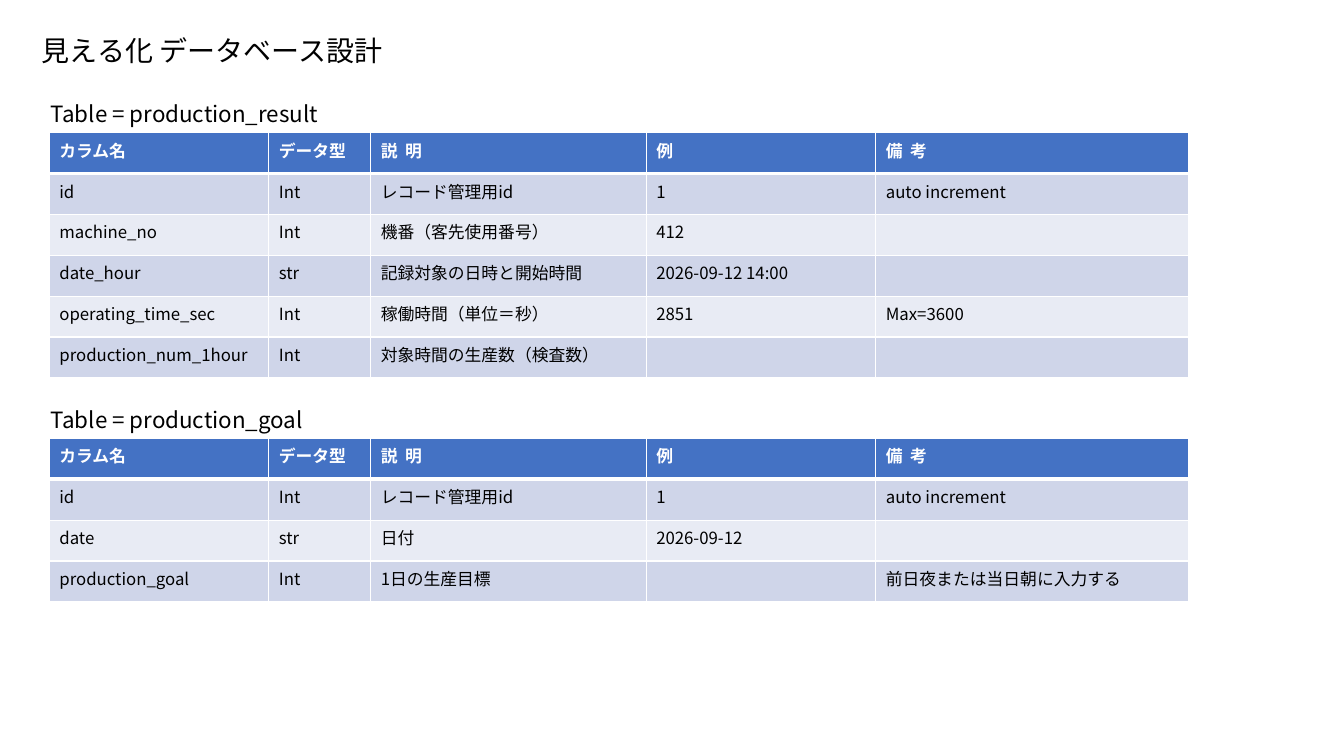
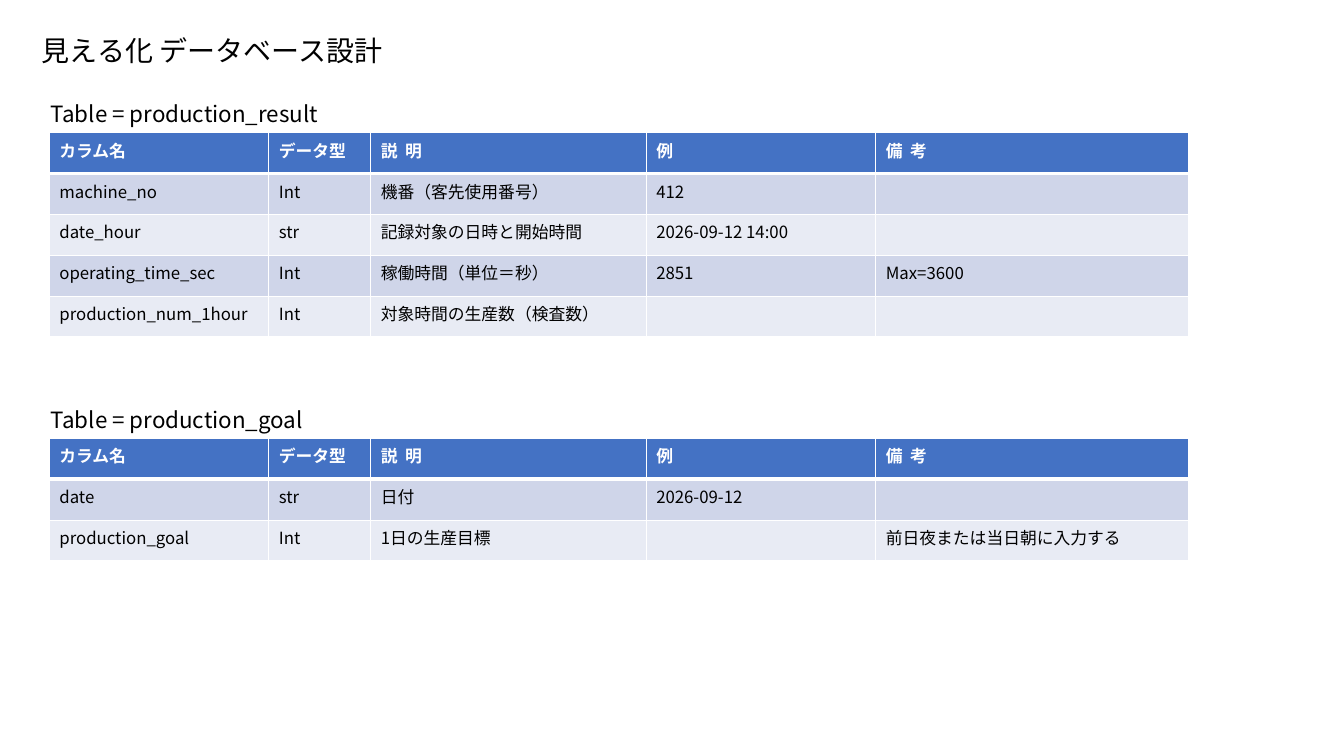
Before and after one commit to BUMZOH/body_inspect_visualize_coba, a slide deck: slide 4 of docs/Step3仕様書.pptx. Drawn at 1344x756 pixels with LibreOffice and Linux fonts; fonts in the diff are those of the drawing. Boxes give left, top, right and bottom in pixels: in the first picture for what was removed or moved away, otherwise in the second. Text is boxed around its words. In the diff, an @@ line names an element or a change of style, - is before the commit and + after.

```diff
--- a/docs/Step3仕様書.pptx
+++ b/docs/Step3仕様書.pptx
@@ table at (49,133,1189,338) @@
-row 2: id | Int | レコード管理用id | 1 | auto increment
@@ table at (49,439,1189,562) @@
-row 2: id | Int | レコード管理用id | 1 | auto increment
```
Also in this commit, not shown: 41 other files.
